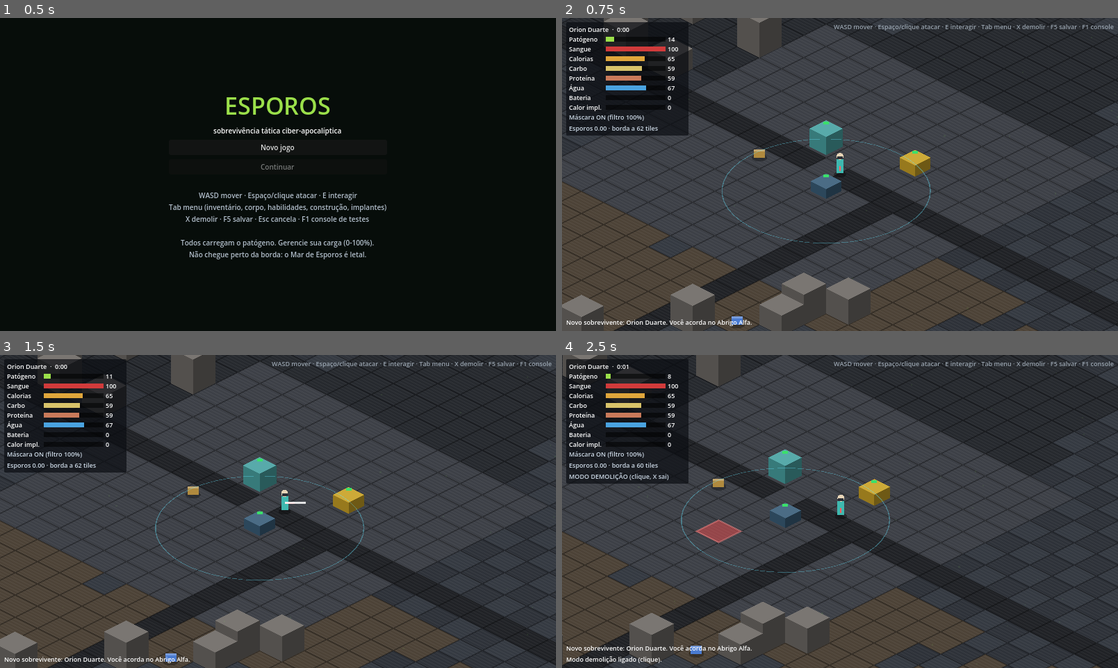
Above: before the commit, frames 1-4 (two rows, left to right).
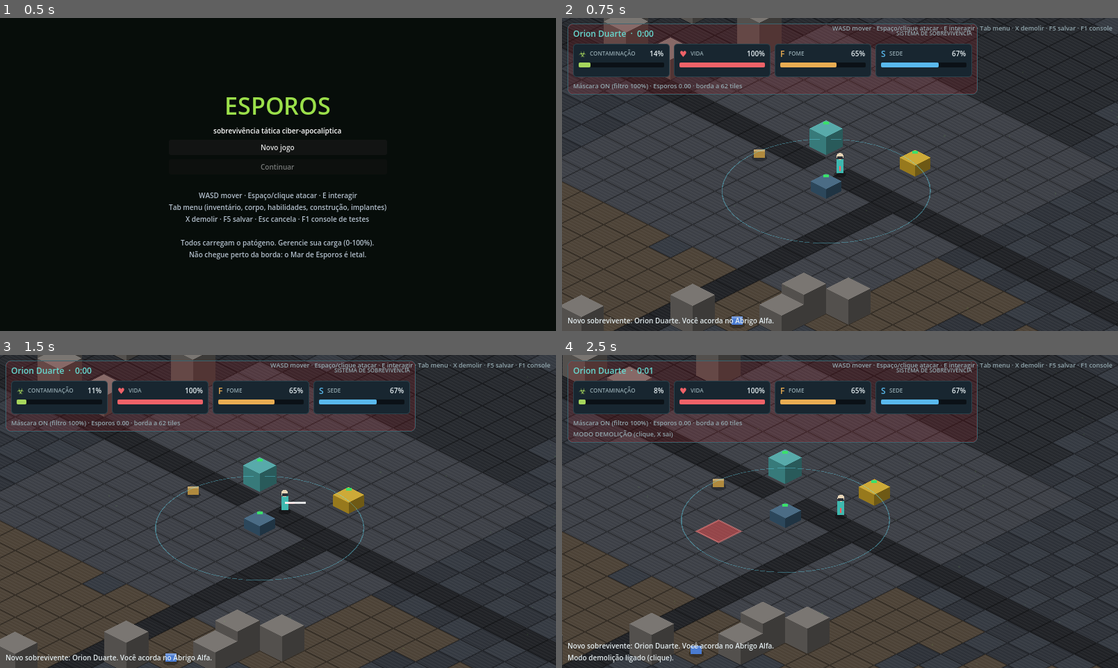
Above: after the commit, the same moments.

Repository: Wesley-LeoL/Esporos
Game: Godot game, scene res://scenes/main.tscn
Two runs of this game, one before a commit and one after it. Both use one fixed random seed, a clock stepped at 60 frames per second and the inputs below.
Inputs (mouse positions are in pixels of both pictures, inside the frame that each line leads up to):
- Up to frame 1 (0.5 s): no input
- Up to frame 2 (0.75 s): click "Novo jogo" at 0.5 s
- Up to frame 3 (1.5 s): tap Enter at 1.25 s; move the mouse to (400, 495) at 1.27 s; hold D (move_right) from 1.28 s (still down); hold Space (attack) from 1.28 s (still down); click (400, 495) at 1.42 s
- Up to frame 4 (2.5 s): move the mouse to (728, 527) at 2.02 s; release D (move_right) at 2.03 s; release Space (attack) at 2.03 s; hold S (move_down) from 2.03 s (still down); tap X (demolish) at 2.1 s

Frame 1 is identical in both runs. In frame 2, 11% of the frame differs, in the area x 0-100%, y 1-99%; in frame 3, 11%; in frame 4, 12%.

Commit message:
Redesign HUD with four survival indicators

Diff:
--- a/scripts/ui/hud.gd
+++ b/scripts/ui/hud.gd
@@ -4,14 +4,10 @@
 ## (inventário, corpo, habilidades, construção, implantes, mundo e legado).
 
 const BAR_DEFS := [
-	["pathogen", "Patógeno", Color("#9be04a")],
-	["blood", "Sangue", Color("#d13b3b")],
-	["cal", "Calorias", Color("#e0a63b")],
-	["carb", "Carbo", Color("#d9c36a")],
-	["prot", "Proteína", Color("#c97a5a")],
-	["water", "Água", Color("#4aa3e0")],
-	["battery", "Bateria", Color("#52e6ff")],
-	["heat", "Calor impl.", Color("#ff7a3b")],
+	["pathogen", "☣", "CONTAMINAÇÃO", UITheme.CONTAMINATION],
+	["blood", "♥", "VIDA", UITheme.LIFE],
+	["hunger", "F", "FOME", UITheme.HUNGER],
+	["thirst", "S", "SEDE", UITheme.THIRST],
 ]
 const TAB_DEFS := [["inv", "Inventário"], ["corpo", "Corpo"], ["skills", "Habilidades"],
 	["build", "Construção"], ["impl", "Implantes"], ["mundo", "Mundo"], ["legado", "Legado"]]
@@ -38,12 +34,16 @@
 	process_mode = Node.PROCESS_MODE_ALWAYS
 	layer = 10
 	Game.log_message.connect(_on_log)
-	var theme := Theme.new()
-	theme.default_font_size = 9
+	var game_theme := Theme.new()
+	game_theme.default_font_size = 10
+	game_theme.set_color("font_color", "Label", UITheme.TEXT)
+	game_theme.set_color("font_color", "Button", UITheme.TEXT)
+	game_theme.set_color("font_hover_color", "Button", UITheme.ACCENT)
+	game_theme.set_color("font_pressed_color", "Button", UITheme.ACCENT)
 	root = Control.new()
 	root.set_anchors_preset(Control.PRESET_FULL_RECT)
 	root.mouse_filter = Control.MOUSE_FILTER_IGNORE
-	root.theme = theme
+	root.theme = game_theme
 	root.visible = false
 	add_child(root)
 
@@ -52,49 +52,87 @@
 	root.add_child(ScanOverlay.new())
 
 	var bar_panel := PanelContainer.new()
-	bar_panel.add_theme_stylebox_override("panel", _box_style(Color(0.04, 0.05, 0.07, 0.7), 4))
+	bar_panel.add_theme_stylebox_override("panel", UITheme.panel_style(Color("#e6101820"), 7))
 	root.add_child(bar_panel)
-	bar_panel.set_anchors_and_offsets_preset(Control.PRESET_TOP_LEFT, Control.PRESET_MODE_MINSIZE, 6)
-	var vb := VBoxContainer.new()
-	vb.add_theme_constant_override("separation", 1)
-	bar_panel.add_child(vb)
+	bar_panel.set_anchors_and_offsets_preset(Control.PRESET_TOP_LEFT, Control.PRESET_MODE_MINSIZE, 8)
+	bar_panel.custom_minimum_size.x = 590
+	var layout := VBoxContainer.new()
+	layout.add_theme_constant_override("separation", 6)
+	bar_panel.add_child(layout)
+
+	var header := HBoxContainer.new()
+	header.add_theme_constant_override("separation", 8)
+	layout.add_child(header)
 	name_label = Label.new()
-	vb.add_child(name_label)
+	name_label.add_theme_font_size_override("font_size", 12)
+	name_label.add_theme_color_override("font_color", UITheme.ACCENT)
+	header.add_child(name_label)
+	var status_tag := Label.new()
+	status_tag.text = "SISTEMA DE SOBREVIVÊNCIA"
+	status_tag.add_theme_color_override("font_color", UITheme.MUTED)
+	status_tag.add_theme_font_size_override("font_size", 8)
+	status_tag.size_flags_horizontal = Control.SIZE_EXPAND_FILL
+	status_tag.horizontal_alignment = HORIZONTAL_ALIGNMENT_RIGHT
+	header.add_child(status_tag)
+
+	var cards := HBoxContainer.new()
+	cards.add_theme_constant_override("separation", 6)
+	layout.add_child(cards)
 	for def in BAR_DEFS:
-		var row := HBoxContainer.new()
-		row.add_theme_constant_override("separation", 3)
+		var card := PanelContainer.new()
+		card.size_flags_horizontal = Control.SIZE_EXPAND_FILL
+		card.custom_minimum_size = Vector2(136, 48)
+		card.add_theme_stylebox_override("panel", UITheme.panel_style(UITheme.PANEL, 4, Color("#2b424c")))
+		cards.add_child(card)
+		var card_layout := VBoxContainer.new()
+		card_layout.add_theme_constant_override("separation", 4)
+		card.add_child(card_layout)
+		var card_header := HBoxContainer.new()
+		card_header.add_theme_constant_override("separation", 5)
+		card_layout.add_child(card_header)
+		var icon := Label.new()
+		icon.text = def[1]
+		icon.add_theme_color_override("font_color", def[3])
+		icon.add_theme_font_size_override("font_size", 12)
+		card_header.add_child(icon)
 		var lbl := Label.new()
-		lbl.text = def[1]
-		lbl.custom_minimum_size.x = 50
+		lbl.text = def[2]
+		lbl.add_theme_color_override("font_color", UITheme.MUTED)
+		lbl.add_theme_font_size_override("font_size", 8)
+		lbl.size_flags_horizontal = Control.SIZE_EXPAND_FILL
+		card_header.add_child(lbl)
+		var val := Label.new()
+		val.text = "100%"
+		val.horizontal_alignment = HORIZONTAL_ALIGNMENT_RIGHT
+		val.add_theme_color_override("font_color", UITheme.TEXT)
+		card_header.add_child(val)
 		var pb := ProgressBar.new()
-		pb.custom_minimum_size = Vector2(86, 7)
+		pb.custom_minimum_size = Vector2(0, 7)
+		pb.size_flags_horizontal = Control.SIZE_EXPAND_FILL
 		pb.size_flags_vertical = Control.SIZE_SHRINK_CENTER
 		pb.show_percentage = false
 		pb.max_value = 100.0
-		var fill := StyleBoxFlat.new()
-		fill.bg_color = def[2]
-		var bg := StyleBoxFlat.new()
-		bg.bg_color = Color(0, 0, 0, 0.55)
-		pb.add_theme_stylebox_override("fill", fill)
-		pb.add_theme_stylebox_override("background", bg)
-		var val := Label.new()
-		val.custom_minimum_size.x = 26
-		row.add_child(lbl)
-		row.add_child(pb)
-		row.add_child(val)
-		vb.add_child(row)
+		pb.add_theme_stylebox_override("fill", UITheme.bar_fill(def[3]))
+		pb.add_theme_stylebox_override("background", UITheme.bar_background())
+		card_layout.add_child(pb)
 		bars[def[0]] = [pb, val]
+
 	status_label = Label.new()
-	status_label.add_theme_color_override("font_color", Color(0.8, 0.85, 0.9))
-	vb.add_child(status_label)
+	status_label.add_theme_color_override("font_color", UITheme.MUTED)
+	status_label.add_theme_font_size_override("font_size", 9)
+	status_label.autowrap_mode = TextServer.AUTOWRAP_WORD_SMART
+	layout.add_child(status_label)
 
 	log_label = Label.new()
+	log_label.add_theme_color_override("font_color", UITheme.TEXT)
+	log_label.add_theme_font_size_override("font_size", 10)
 	root.add_child(log_label)
-	log_label.set_anchors_and_offsets_preset(Control.PRESET_BOTTOM_LEFT, Control.PRESET_MODE_MINSIZE, 6)
+	log_label.set_anchors_and_offsets_preset(Control.PRESET_BOTTOM_LEFT, Control.PRESET_MODE_MINSIZE, 8)
 	log_label.grow_vertical = Control.GROW_DIRECTION_BEGIN
 
 	prompt_label = Label.new()
-	prompt_label.add_theme_color_override("font_color", Color(1.0, 0.92, 0.5))
+	prompt_label.add_theme_color_override("font_color", UITheme.HUNGER)
+	prompt_label.add_theme_font_size_override("font_size", 12)
 	prompt_label.horizontal_alignment = HORIZONTAL_ALIGNMENT_CENTER
 	root.add_child(prompt_label)
 	prompt_label.set_anchors_and_offsets_preset(Control.PRESET_CENTER_BOTTOM, Control.PRESET_MODE_MINSIZE, 40)
@@ -103,9 +141,10 @@
 
 	help_label = Label.new()
 	help_label.text = "WASD mover · Espaço/clique atacar · E interagir · Tab menu · X demolir · F5 salvar · F1 console"
-	help_label.add_theme_color_override("font_color", Color(0.7, 0.75, 0.8, 0.8))
+	help_label.add_theme_color_override("font_color", UITheme.MUTED)
+	help_label.add_theme_font_size_override("font_size", 9)
 	root.add_child(help_label)
-	help_label.set_anchors_and_offsets_preset(Control.PRESET_TOP_RIGHT, Control.PRESET_MODE_MINSIZE, 6)
+	help_label.set_anchors_and_offsets_preset(Control.PRESET_TOP_RIGHT, Control.PRESET_MODE_MINSIZE, 8)
 	help_label.grow_horizontal = Control.GROW_DIRECTION_BEGIN
 
 	_build_menu()
@@ -126,10 +165,8 @@
 
 
 func _box_style(col: Color, margin: float) -> StyleBoxFlat:
-	var sb := StyleBoxFlat.new()
-	sb.bg_color = col
+	var sb := UITheme.panel_style(col, 5)
 	sb.set_content_margin_all(margin)
-	sb.set_corner_radius_all(2)
 	return sb
 
 
@@ -261,12 +298,8 @@
 	name_label.text = "%s  ·  %s" % [d.nome, _fmt_time(d.time_alive)]
 	_set_bar("pathogen", d.pathogen)
 	_set_bar("blood", d.blood)
-	_set_bar("cal", d.calories / SurvivorData.MAX_CAL * 100.0)
-	_set_bar("carb", d.carbs)
-	_set_bar("prot", d.protein)
-	_set_bar("water", d.water)
-	_set_bar("battery", d.battery)
-	_set_bar("heat", d.heat)
+	_set_bar("hunger", d.calories / SurvivorData.MAX_CAL * 100.0)
+	_set_bar("thirst", d.water)
 
 	var spore := Game.world.spore_at(p.position)
 	var mask := "OFF"
@@ -280,7 +313,7 @@
 	if d.weapon != "":
 		extra.append(DB.item_name(d.weapon))
 	var edge_tiles := World.RADIUS - Game.world.tile_pos(p.position).length()
-	var st := "Máscara %s\nEsporos %.2f · borda a %d tiles" % [mask, spore, int(edge_tiles)]
+	var st := "Máscara %s · Esporos %.2f · borda a %d tiles" % [mask, spore, int(edge_tiles)]
 	if not extra.is_empty():
 		st += "\n" + " · ".join(extra)
 	if p.build_kind != "":
@@ -312,11 +345,11 @@
 	var pair: Array = bars[key]
 	var pb: ProgressBar = pair[0]
 	var lbl: Label = pair[1]
-	pb.value = clampf(value, 0.0, 100.0)
-	lbl.text = "%d" % int(value)
-
-
-# ------------------------------------------------------------------ helpers de UI
+	var amount := clampf(value, 0.0, 100.0)
+	pb.value = amount
+	lbl.text = "%d%%" % int(amount)
+
+
 func _clear(box: Control) -> void:
 	for c in box.get_children():
 		box.remove_child(c)
